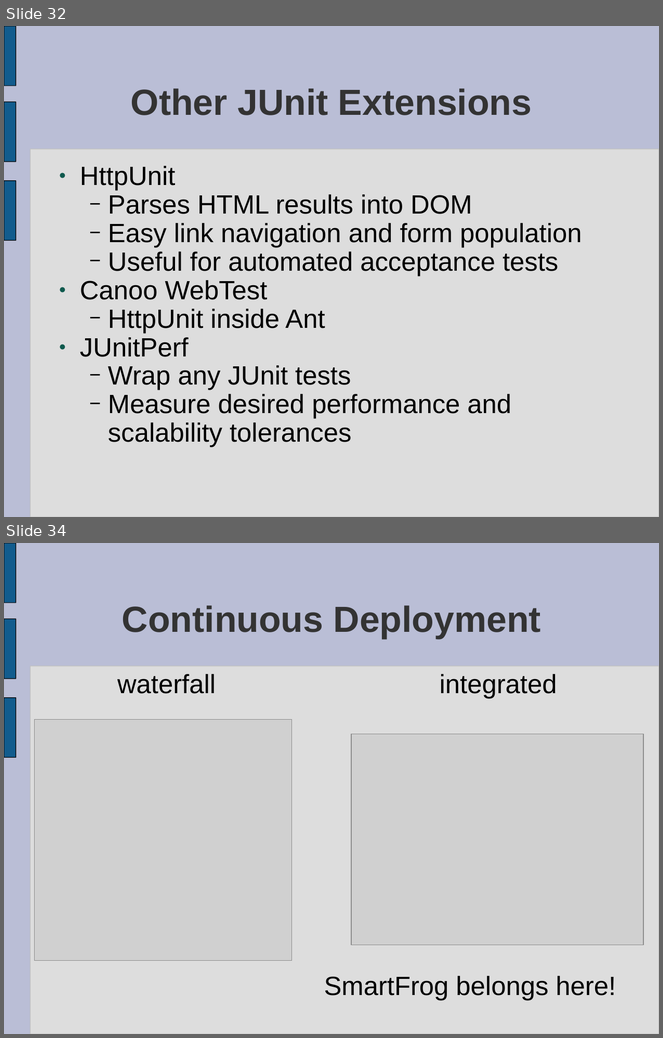
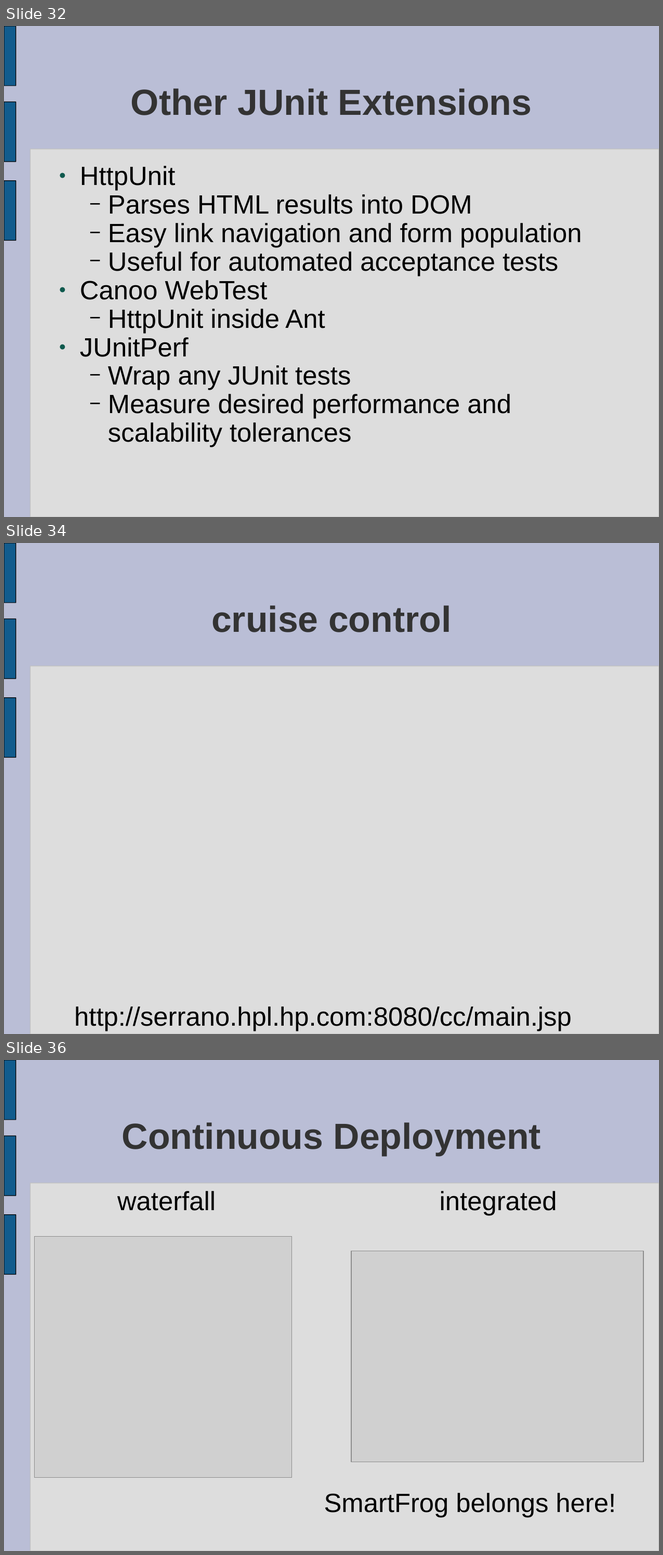
Before and after one commit to rhusar/smartfrog, a slide deck: core/testharness/docs/XP_and_junit.ppt. Shown one above the other, each under a label of ours: slides 32 and 34 before the commit, slides 32, 34 and 36 after it; the slides between them are not shown. The pictures are 663x1038 and 663x1555 pixels, drawn with LibreOffice and Linux fonts; fonts in the diff are those of the drawing; grey boxes stand for pictures. Boxes give left, top, right and bottom in pixels: in the first picture for what was removed or moved away, otherwise in the second. Text is boxed around its words. In the diff, an @@ line names an element or a change of style, - is before the commit and + after.

```diff
--- a/core/testharness/docs/XP_and_junit.ppt
+++ b/core/testharness/docs/XP_and_junit.ppt
@@ slide 34 added at [4, 543, 659, 1034], background #BABED6; not listed: 4 template elements that a slide beside it also shows @@
@@ title added at [211, 605, 451, 632], 44 pt, text #333333, bold @@
+cruise control
@@ text added at [74, 1007, 572, 1031], 32 pt, text #000000 @@
+http://serrano.hpl.hp.com:8080/cc/main.jsp
@@ what was slide 34 is now slide 36 @@
```
Also in this commit, not shown: 2 slides changed, 2 other slides added, 1 slide removed, 5 other files.
